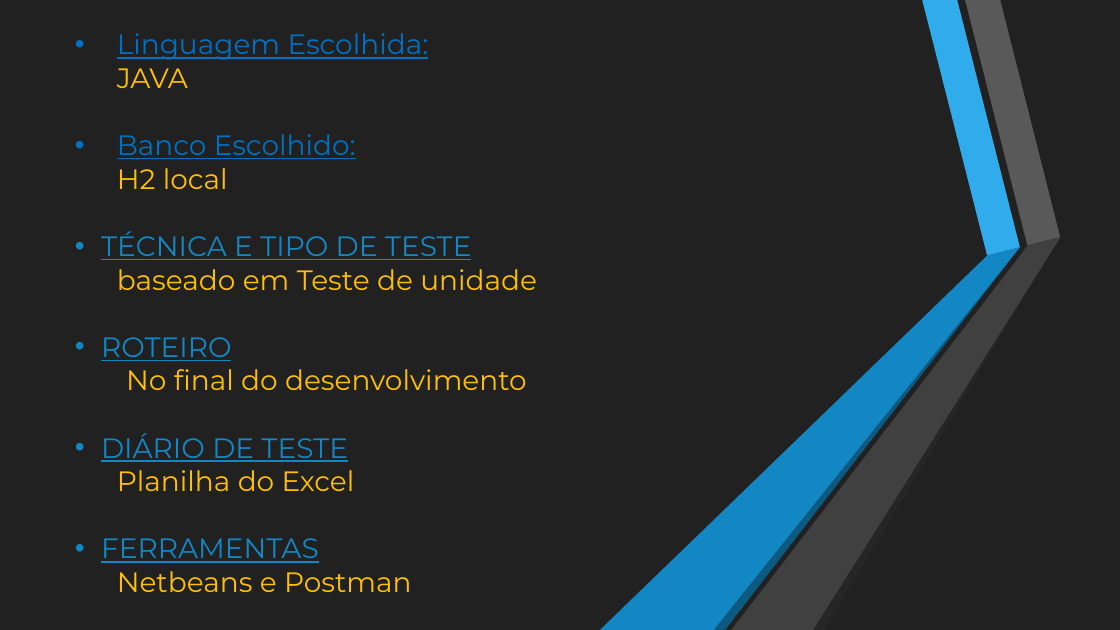
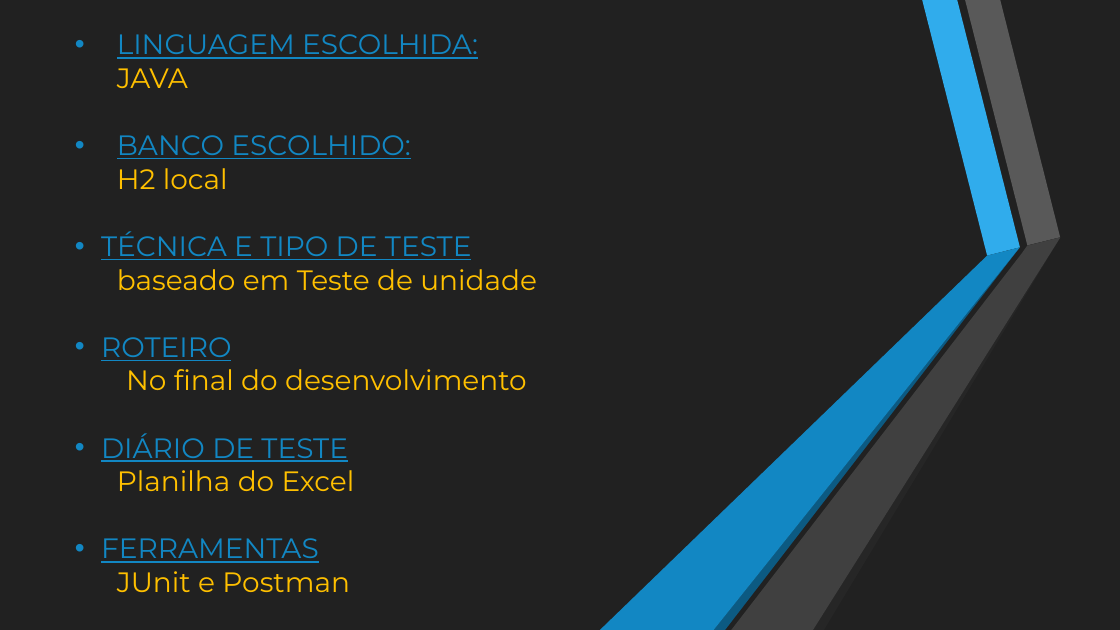
Before and after one commit to Huilson/UTFPR, a slide deck: slide 8 of Alunos/Teste de Software/Matheus De Souza Guedes/MatheusDeSouzaGuedes_PlanejamentoDeTestes.pptm. Drawn at 1120x630 pixels with LibreOffice and Linux fonts; fonts in the diff are those of the drawing. Boxes give left, top, right and bottom in pixels: in the first picture for what was removed or moved away, otherwise in the second. Text is boxed around its words. In the diff, an @@ line names an element or a change of style, - is before the commit and + after.

```diff
--- a/Alunos/Teste de Software/Matheus De Souza Guedes/MatheusDeSouzaGuedes_PlanejamentoDeTestes.pptm
+++ b/Alunos/Teste de Software/Matheus De Souza Guedes/MatheusDeSouzaGuedes_PlanejamentoDeTestes.pptm
@@ text at (117,34,478,59): text changed; text colour #0070C0 to #1287C3 @@
-• Linguagem Escolhida:
+• LINGUAGEM ESCOLHIDA:
@@ text at (117,135,410,159): text changed; text colour #0070C0 to #1287C3 @@
-• Banco Escolhido:
+• BANCO ESCOLHIDO:
@@ text at (117,571,350,592): text changed @@
-  Netbeans e Postman
+  JUnit e Postman
```
Also in this commit, not shown: 1 other slide changed, 1 slide added.
